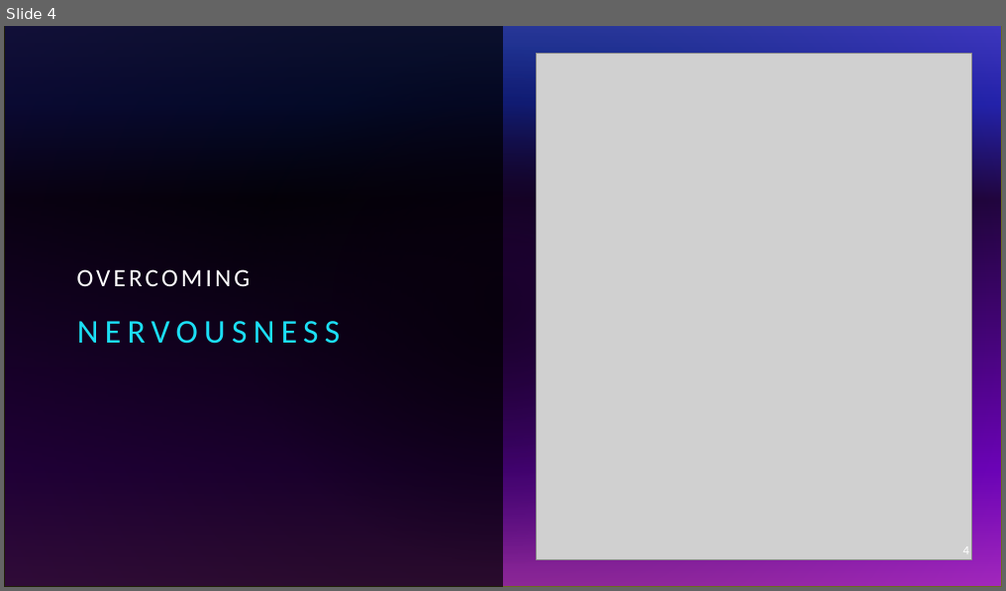
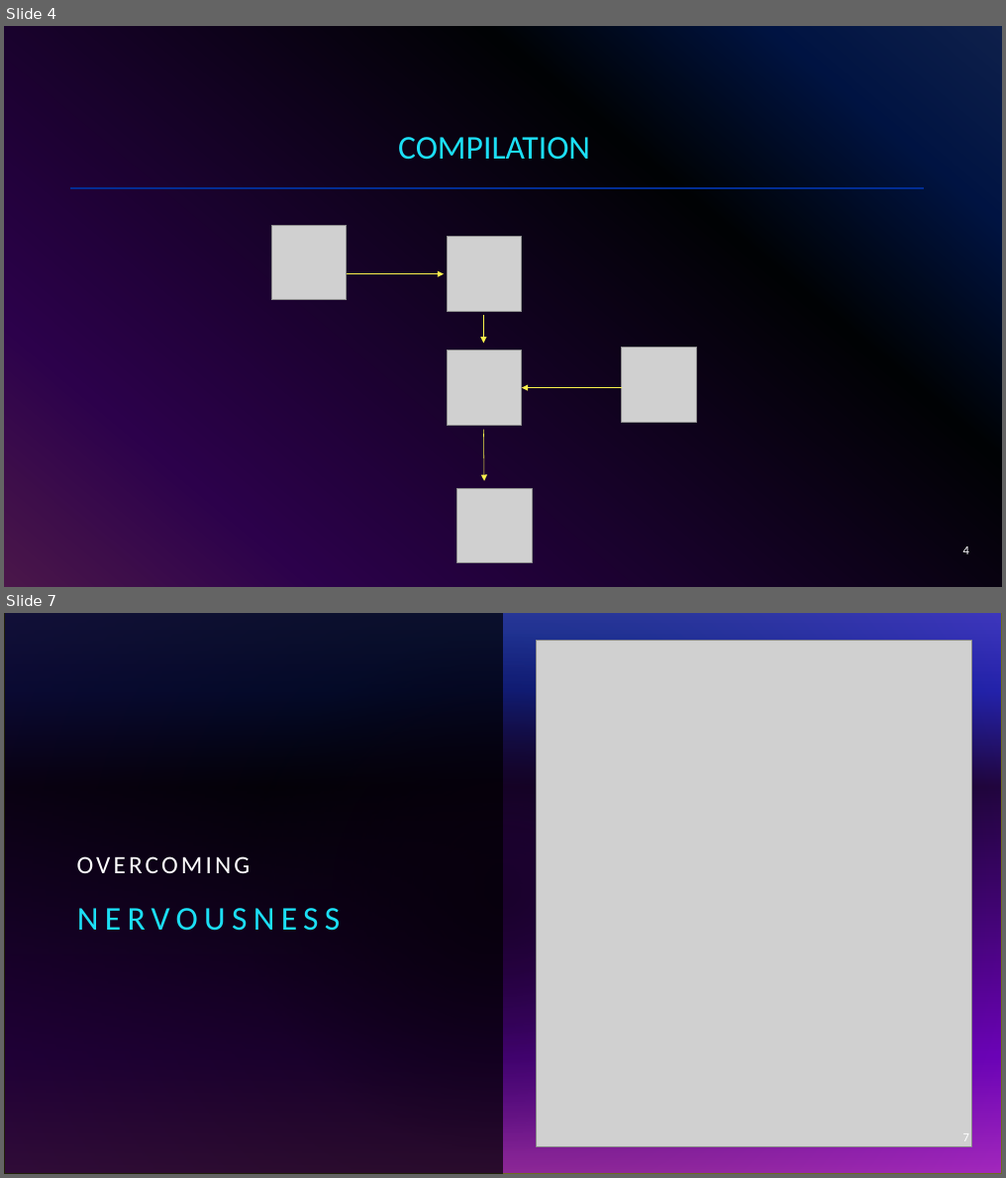
Before and after one commit to Firasss000/TLC, a slide deck: Theorie des langages.pptx. Shown one above the other, each under a label of ours: slide 4 before the commit, slides 4 and 7 after it; the slides between them are not shown. The pictures are 1006x591 and 1006x1178 pixels, drawn with LibreOffice and Linux fonts; fonts in the diff are those of the drawing; grey boxes stand for pictures. Boxes give left, top, right and bottom in pixels: in the first picture for what was removed or moved away, otherwise in the second. Text is boxed around its words. In the diff, an @@ line names an element or a change of style, - is before the commit and + after.

```diff
--- a/Theorie des langages.pptx
+++ b/Theorie des langages.pptx
@@ slide 4 added at bbox=[4, 26, 1002, 587], background gradient #316CFC to #0343DF to #02090E to #9405FC to #FC4EFB @@
@@ rectangle added at bbox=[4, 26, 1002, 587], fill #000000 at 70% opacity @@
@@ title added at bbox=[398, 137, 590, 160], 32 pt, text #1CDFF5 @@
+COMPILATION
@@ line added from (70, 188) to (925, 188), #9405FC 2 pt @@
@@ picture added at bbox=[271, 225, 347, 300] @@
@@ picture added at bbox=[448, 237, 522, 312] @@
@@ arrow added from (347, 274) to (444, 274), #FAF24C 0.5 pt @@
@@ arrow added from (484, 315) to (484, 344), #FAF24C 0.5 pt @@
@@ picture added at bbox=[448, 351, 522, 426] @@
@@ picture added at bbox=[622, 347, 696, 422] @@
@@ arrow added from (622, 388) to (522, 388), #FAF24C 0.5 pt @@
@@ arrow added from (484, 430) to (484, 481), #FAF24C 0.5 pt @@
@@ picture added at bbox=[456, 488, 532, 564] @@
@@ page number added at bbox=[963, 547, 969, 555], 12 pt, text #FFFFFF @@
+4
@@ what was slide 4 is now slide 7 @@
@@ page number at bbox=[963, 1134, 969, 1140]: text changed @@
-4
+7
```
Also in this commit, not shown: 17 other slides added, 8 slides removed.
